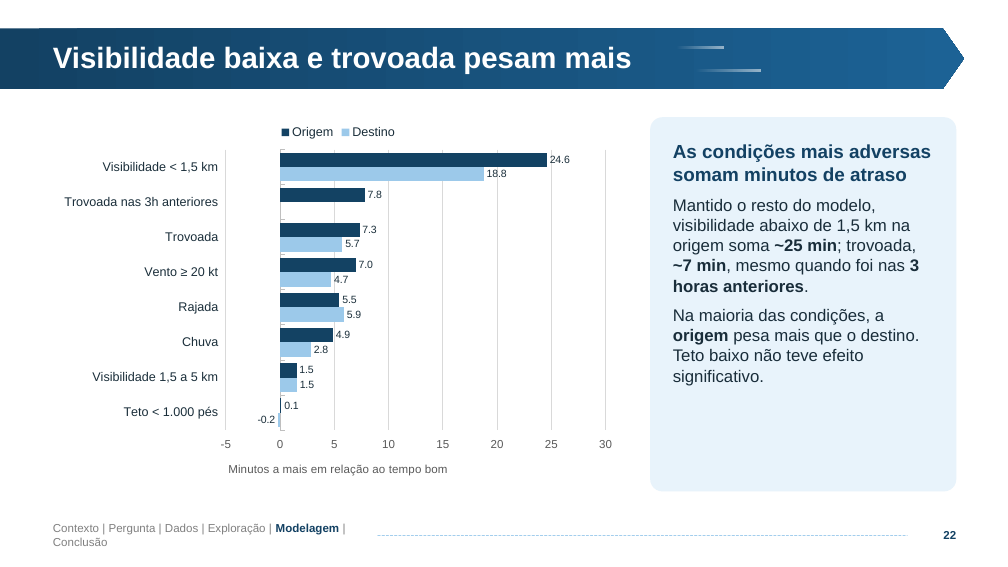
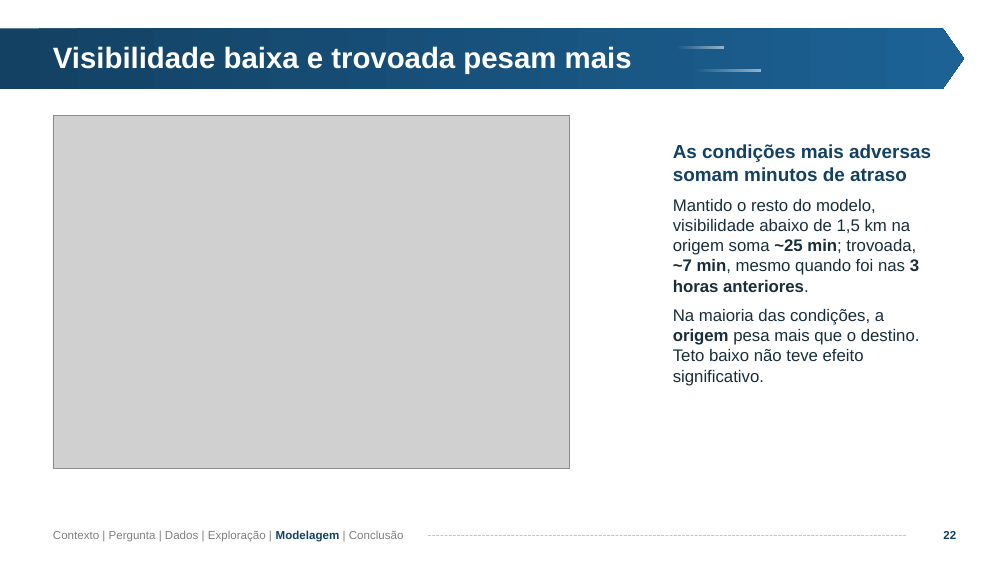
Before and after one commit to Matex0406/Projeto_2_CB, a slide deck: slide 22 of Projeto 2 - CB.pptx. Drawn at 1008x567 pixels with LibreOffice and Linux fonts; fonts in the diff are those of the drawing; grey boxes stand for pictures; background and template pictures are left out. Boxes give left, top, right and bottom in pixels: in the first picture for what was removed or moved away, otherwise in the second. Text is boxed around its words. In the diff, an @@ line names an element or a change of style, - is before the commit and + after.

```diff
--- a/Projeto 2 - CB.pptx
+++ b/Projeto 2 - CB.pptx
@@ bar chart removed at [53,117,624,492] @@
-categories: Teto < 1.000 pés, Visibilidade 1,5 a 5 km, Chuva, Rajada, Vento ≥ 20 kt, Trovoada, Trovoada nas 3h anteriores, Visibilidade < 1,5 km
-Destino: -0.2, 1.5, 2.8, 5.9, 4.7, 5.7, -, 18.8
-Origem: 0.1, 1.5, 4.9, 5.5, 7, 7.3, 7.8, 24.6
@@ picture added at [53,116,569,469] @@
@@ rounded rectangle removed at [650,117,957,492] @@
@@ text "Contexto | Pergunta | Dados ..." rewrapped from [53,523,340,546] to [53,530,404,542] @@
@@ line moved from (378, 535) - (907, 535) to (429, 535) - (907, 535) @@
```
Also in this commit, not shown: 30 other slides changed, 2 other files.
